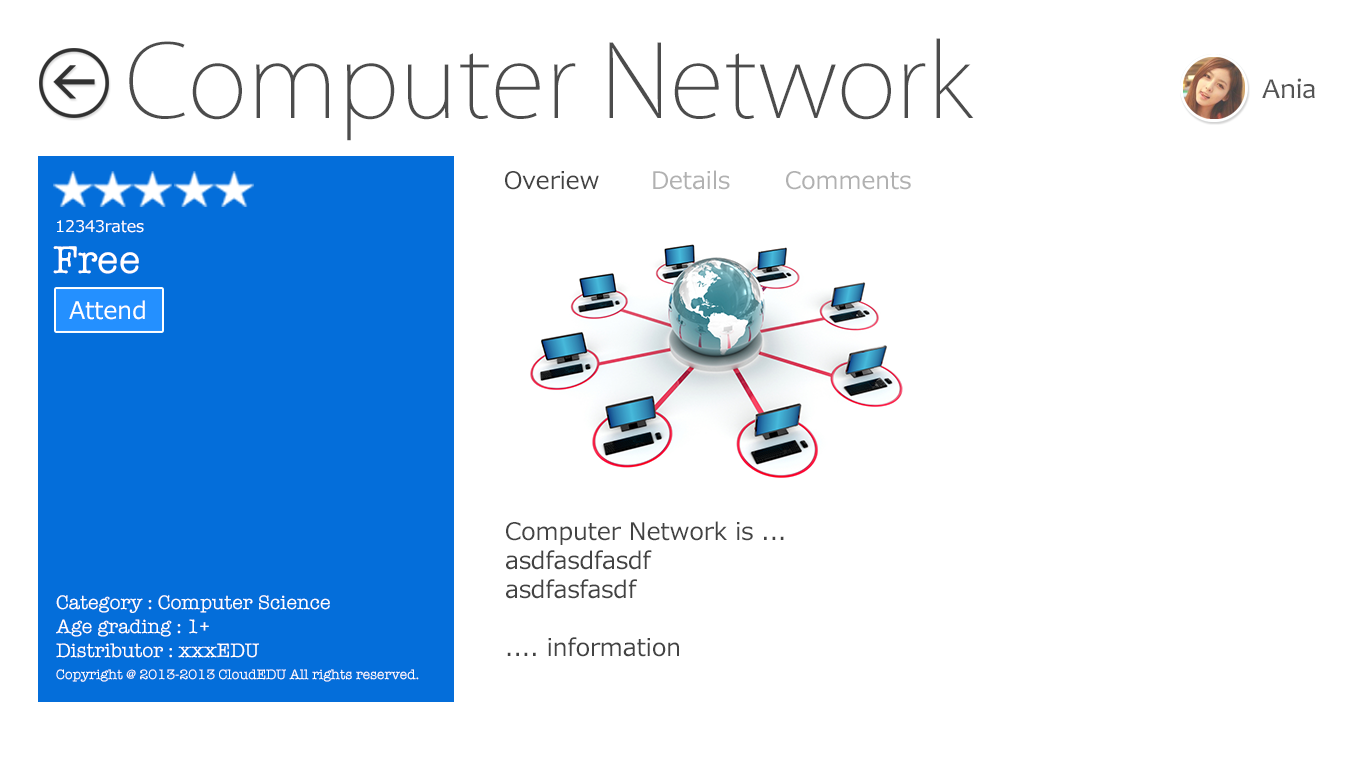
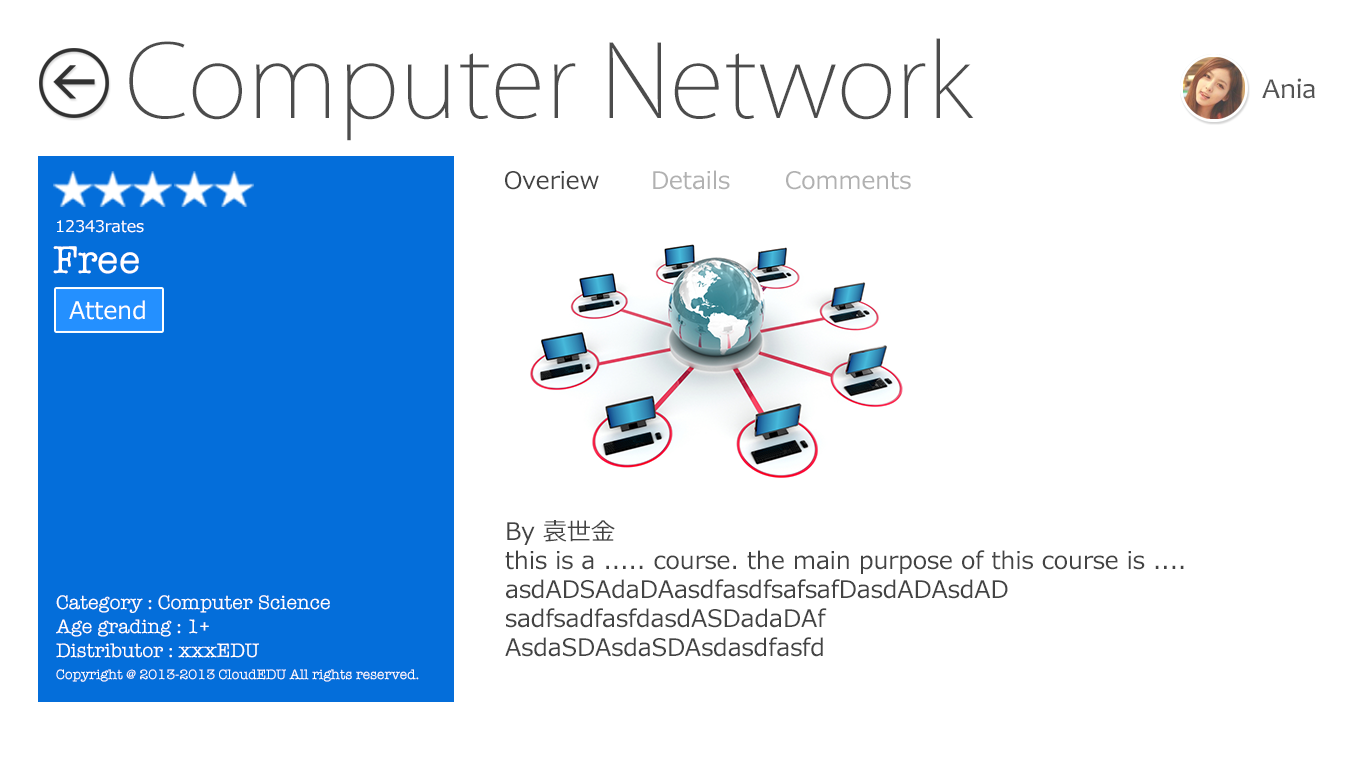
Layers edited between the first and the second 1366 × 768 image:
added group "组 1" with 6 layers above "details" over left=505, top=520, right=1184, bottom=657
added group "details" with 2 layers above "character" over left=505, top=520, right=927, bottom=583
added group "overview" with 3 layers above "图层 7" over left=505, top=520, right=1184, bottom=657
renamed "Computer Network is ... asdfasdfasdf asdfasfasdf .... informat" to "By 袁世金 this is a ..... course. the main purpose of this course", moved it into group "overview", painted on it over left=505, top=520, right=1184, bottom=657
